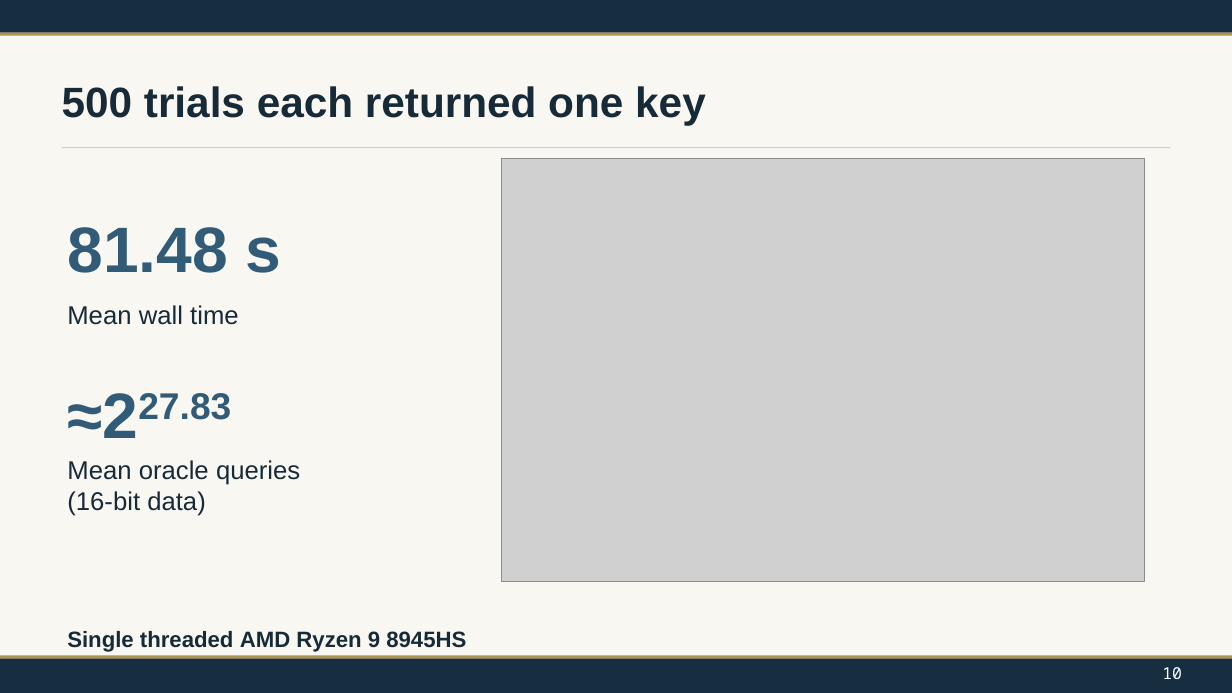
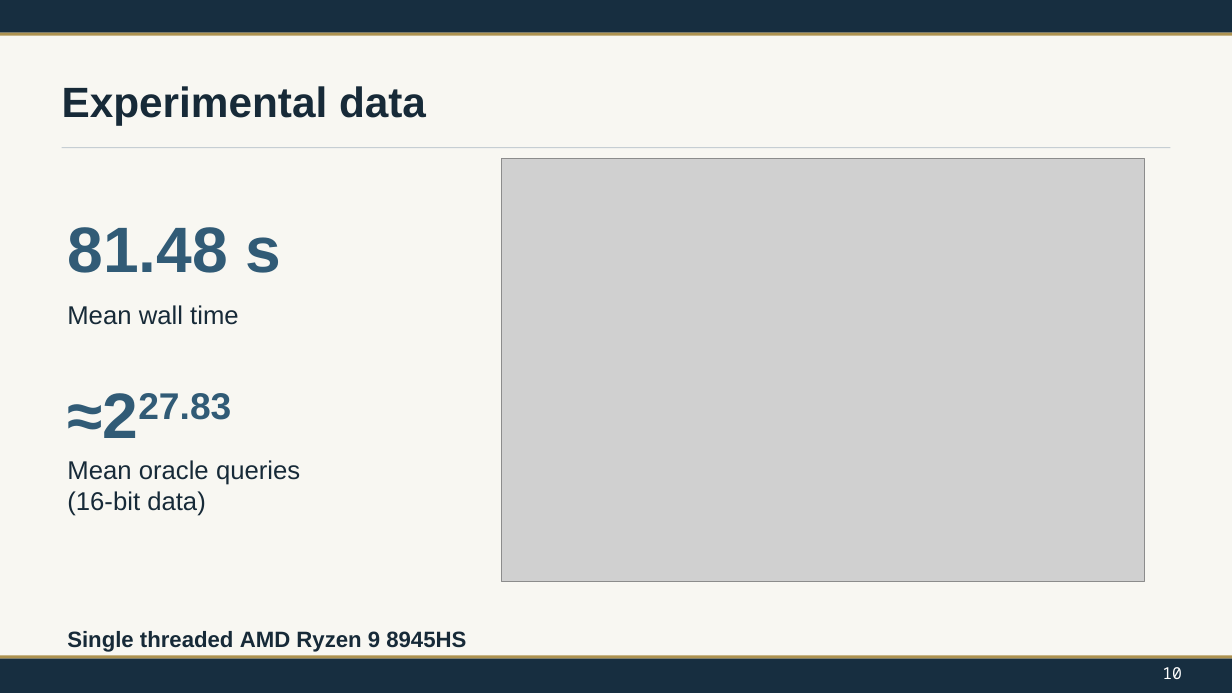
Before and after one commit to noahostle/SPEAR, a slide deck: slide 10 of paper/presentation.pptx. Drawn at 1232x693 pixels with LibreOffice and Linux fonts; fonts in the diff are those of the drawing; grey boxes stand for pictures. Boxes give left, top, right and bottom in pixels: in the first picture for what was removed or moved away, otherwise in the second. Text is boxed around its words. In the diff, an @@ line names an element or a change of style, - is before the commit and + after.

```diff
--- a/paper/presentation.pptx
+++ b/paper/presentation.pptx
@@ text at [62,86,426,125]: text changed @@
-500 trials each returned one key
+Experimental data
```
Also in this commit, not shown: 2 other slides changed.
